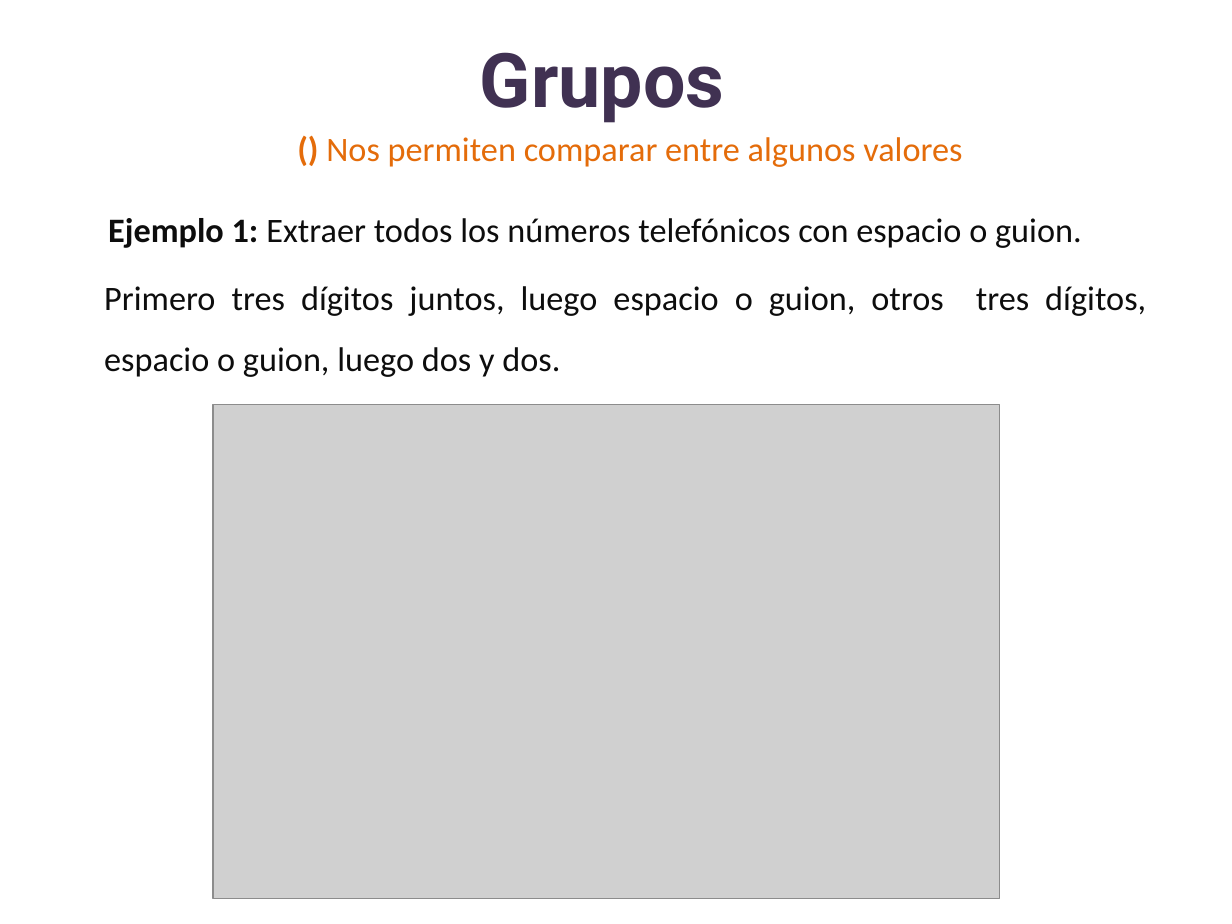
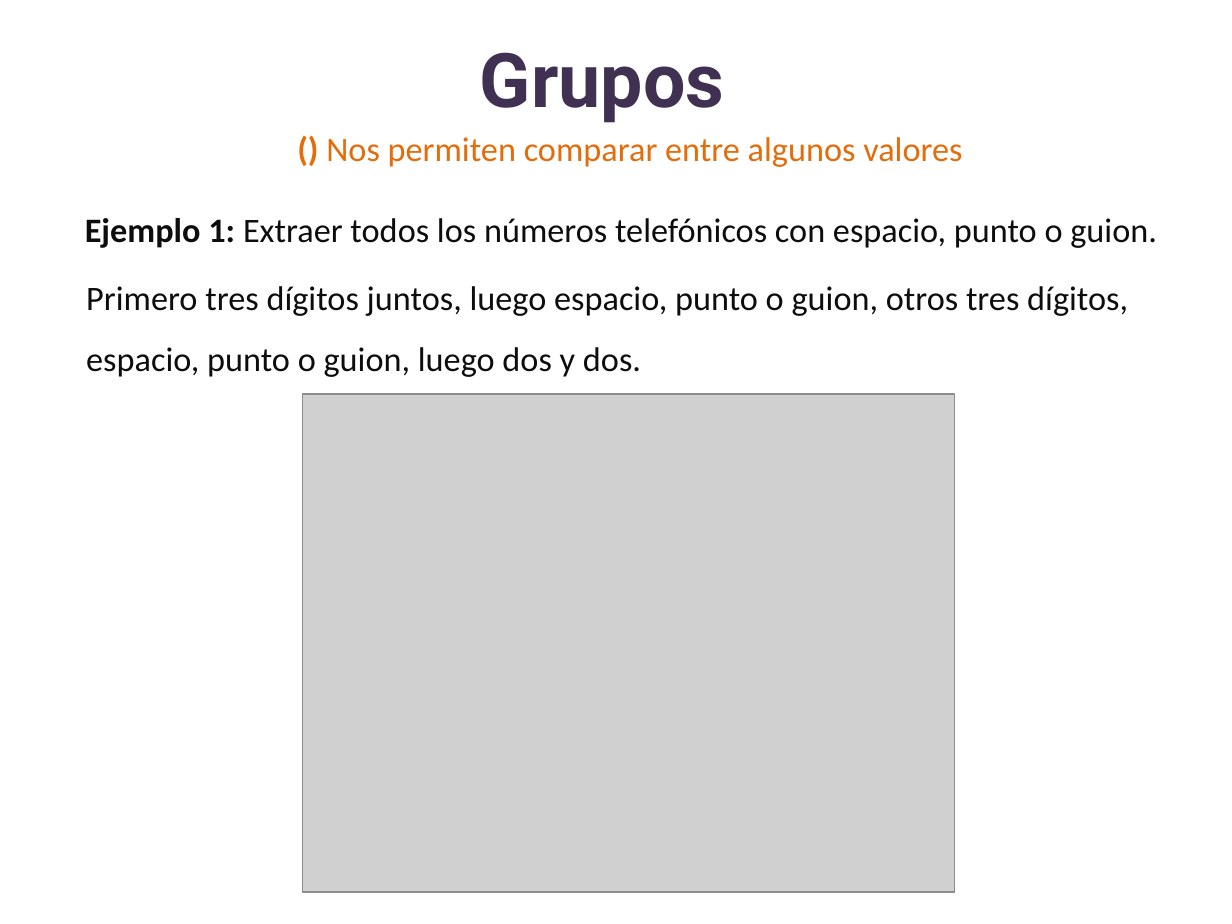
Before and after one commit to lizetheP/Analitica, a slide deck: slide 44 of CalendarioAgo25/presentaciones/18_Expresiones_regulares.pptx (slide 45 before the commit). Drawn at 1232x924 pixels with LibreOffice and Linux fonts; fonts in the diff are those of the drawing; grey boxes stand for pictures. Boxes give left, top, right and bottom in pixels: in the first picture for what was removed or moved away, otherwise in the second. Text is boxed around its words. In the diff, an @@ line names an element or a change of style, - is before the commit and + after.

```diff
--- a/CalendarioAgo25/presentaciones/18_Expresiones_regulares.pptx
+++ b/CalendarioAgo25/presentaciones/18_Expresiones_regulares.pptx
@@ text at <box>85,218,1157,248</box>: text changed @@
-Ejemplo 1: Extraer todos los números telefónicos con espacio o guion.
+Ejemplo 1: Extraer todos los números telefónicos con espacio, punto o guion.
@@ text at <box>86,286,1128,377</box>: text changed @@
-Primero tres dígitos juntos, luego espacio o guion, otros tres dígitos, espacio o guion, luego dos y dos.
+Primero tres dígitos juntos, luego espacio, punto o guion, otros tres dígitos, espacio, punto o guion, luego dos y dos.
@@ picture: place and size @@
-picture at <box>213,404,1000,898</box>
+picture at <box>303,394,955,892</box>
```
Also in this commit, not shown: 5 other slides changed, 1 slide added, 3 slides removed, 3 other files.
